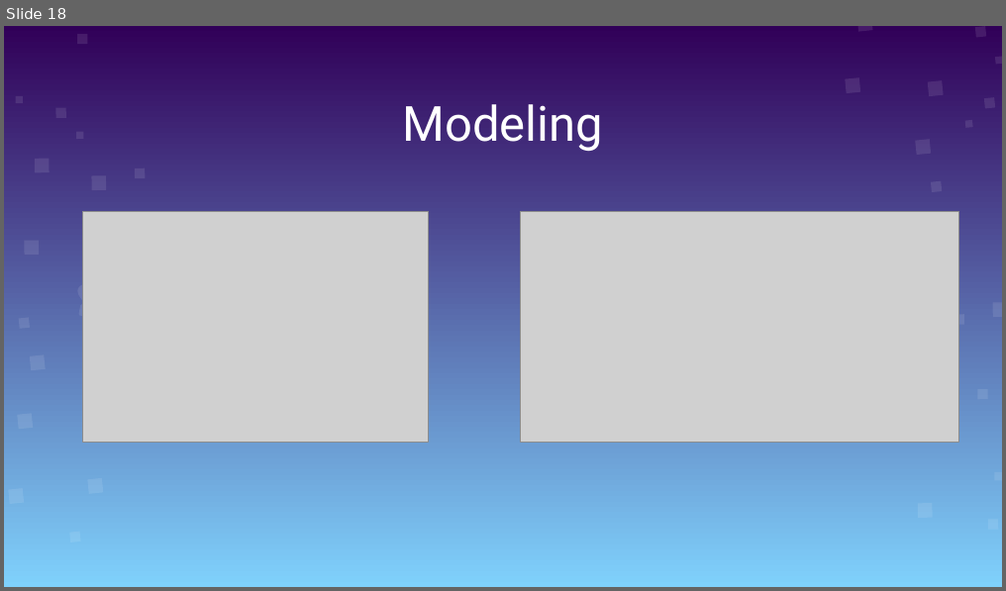
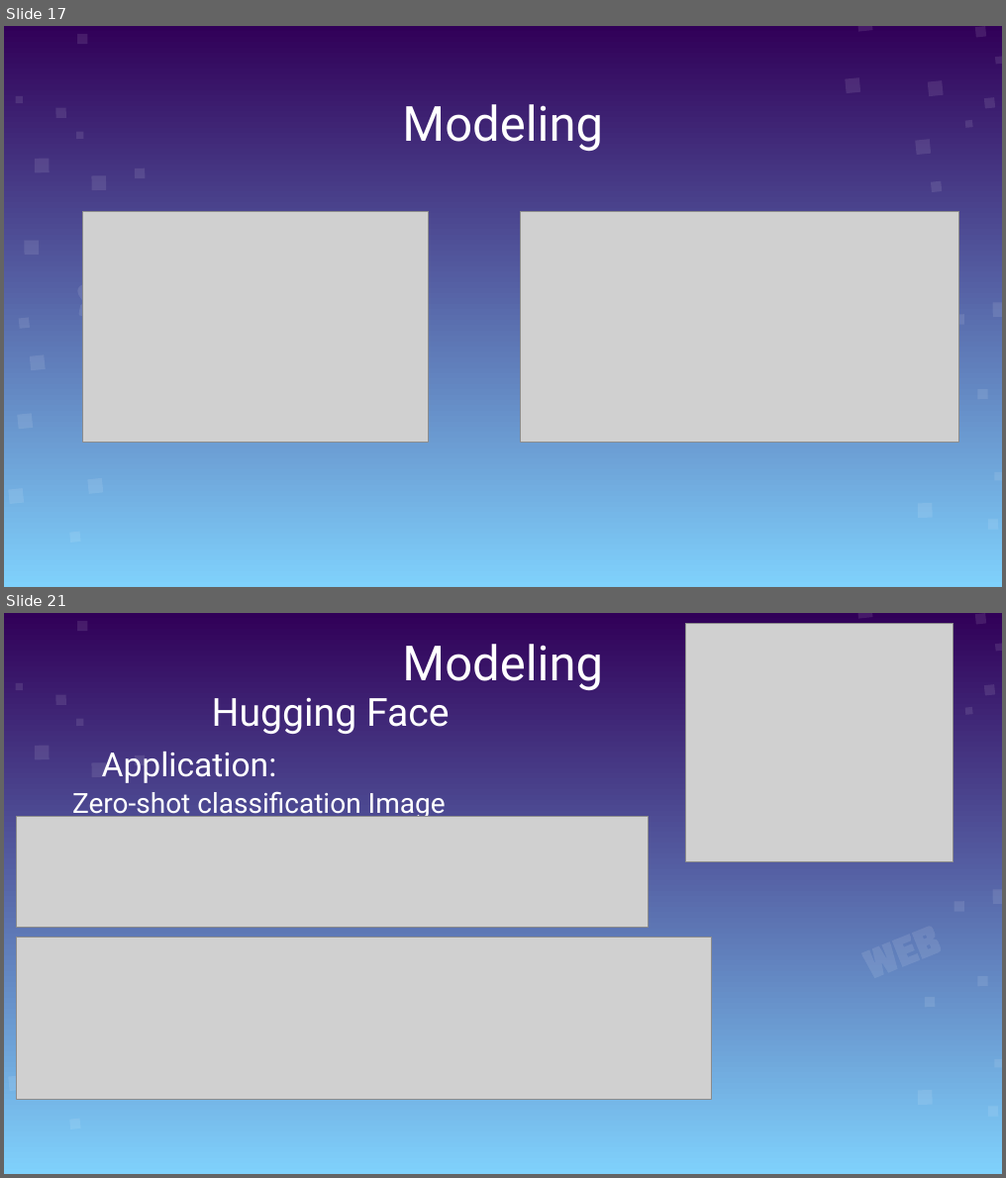
Before and after one commit to meohoangdeptrai1407/Thesis_Psychology, a slide deck: Therapy Chatbot V2.pptx. Shown one above the other, each under a label of ours: slide 18 before the commit, slides 17 and 21 after it; the slides between them are not shown. The pictures are 1006x591 and 1006x1178 pixels, drawn with LibreOffice and Linux fonts; fonts in the diff are those of the drawing; grey boxes stand for pictures. Boxes give left, top, right and bottom in pixels: in the first picture for what was removed or moved away, otherwise in the second. Text is boxed around its words. In the diff, an @@ line names an element or a change of style, - is before the commit and + after.

```diff
--- a/Therapy Chatbot V2.pptx
+++ b/Therapy Chatbot V2.pptx
@@ slide 21 added at bbox=[4, 613, 1002, 1174], background gradient #7FD1FC to #310058; not listed: 22 template elements that a slide beside it also shows @@
@@ picture added at bbox=[685, 623, 953, 861] @@
@@ title added at bbox=[402, 644, 603, 691], 35 pt, text #FFFFFF @@
+Modeling
@@ title added at bbox=[212, 698, 450, 734], 28 pt, text #FFFFFF @@
+Hugging Face
@@ text added at bbox=[102, 752, 277, 783], 24 pt, text #FFFFFF @@
+Application:
@@ picture added at bbox=[17, 817, 648, 928] @@
@@ text added at bbox=[72, 791, 446, 820], 20 pt, text #FFFFFF @@
+Zero-shot classification Image
@@ freeform shape added at bbox=[883, 814, 931, 861], fill #FFFFFF at 10% opacity @@
@@ freeform shape added at bbox=[876, 841, 899, 863], fill #FFFFFF at 10% opacity @@
@@ freeform shape added at bbox=[880, 827, 916, 862], fill #FFFFFF at 10% opacity @@
@@ picture added at bbox=[17, 938, 712, 1100] @@
@@ freeform shape added at bbox=[891, 934, 921, 969], fill #FFFFFF at 10% opacity @@
@@ freeform shape added at bbox=[912, 925, 943, 960], fill #FFFFFF at 10% opacity @@
@@ freeform shape added at bbox=[860, 942, 899, 980], fill #FFFFFF at 10% opacity @@
@@ freeform shape added at bbox=[924, 996, 936, 1008], fill #FFFFFF at 10% opacity @@
@@ what was slide 18 is now slide 17 @@
```
Also in this commit, not shown: 8 slides changed, 3 other slides added, 3 slides removed.
